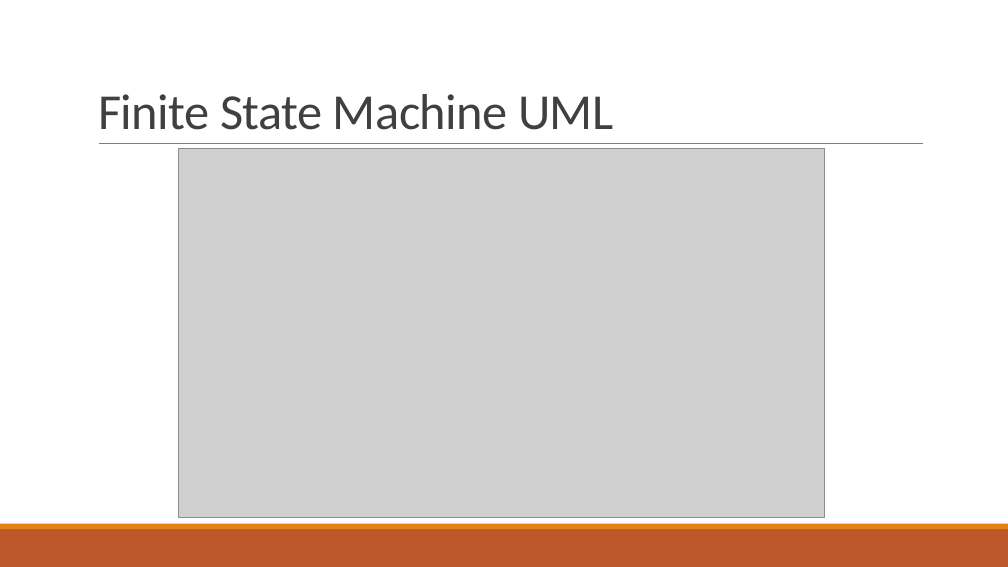
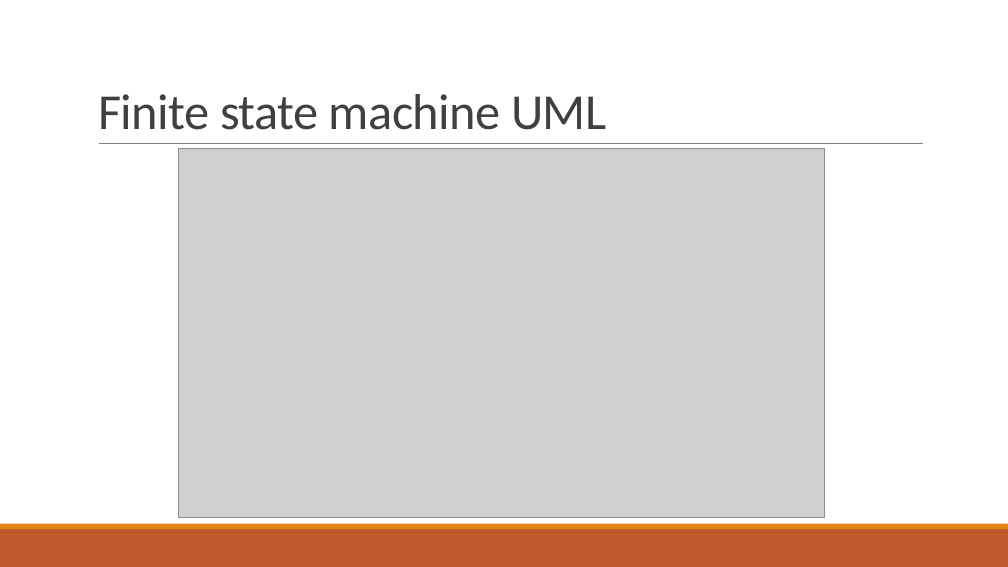
Before and after one commit to ofrendo/kronos, a slide deck: slide 13 of doc/Presentation.pptx (slide 15 before the commit). Drawn at 1008x567 pixels with LibreOffice and Linux fonts; fonts in the diff are those of the drawing; grey boxes stand for pictures. Boxes give left, top, right and bottom in pixels: in the first picture for what was removed or moved away, otherwise in the second. Text is boxed around its words. In the diff, an @@ line names an element or a change of style, - is before the commit and + after.

```diff
--- a/doc/Presentation.pptx
+++ b/doc/Presentation.pptx
@@ title at [98, 94, 606, 130]: text changed @@
-Finite State Machine UML
+Finite state machine UML
```
Also in this commit, not shown: 9 other slides changed, 17 slides added, 3 slides removed.
